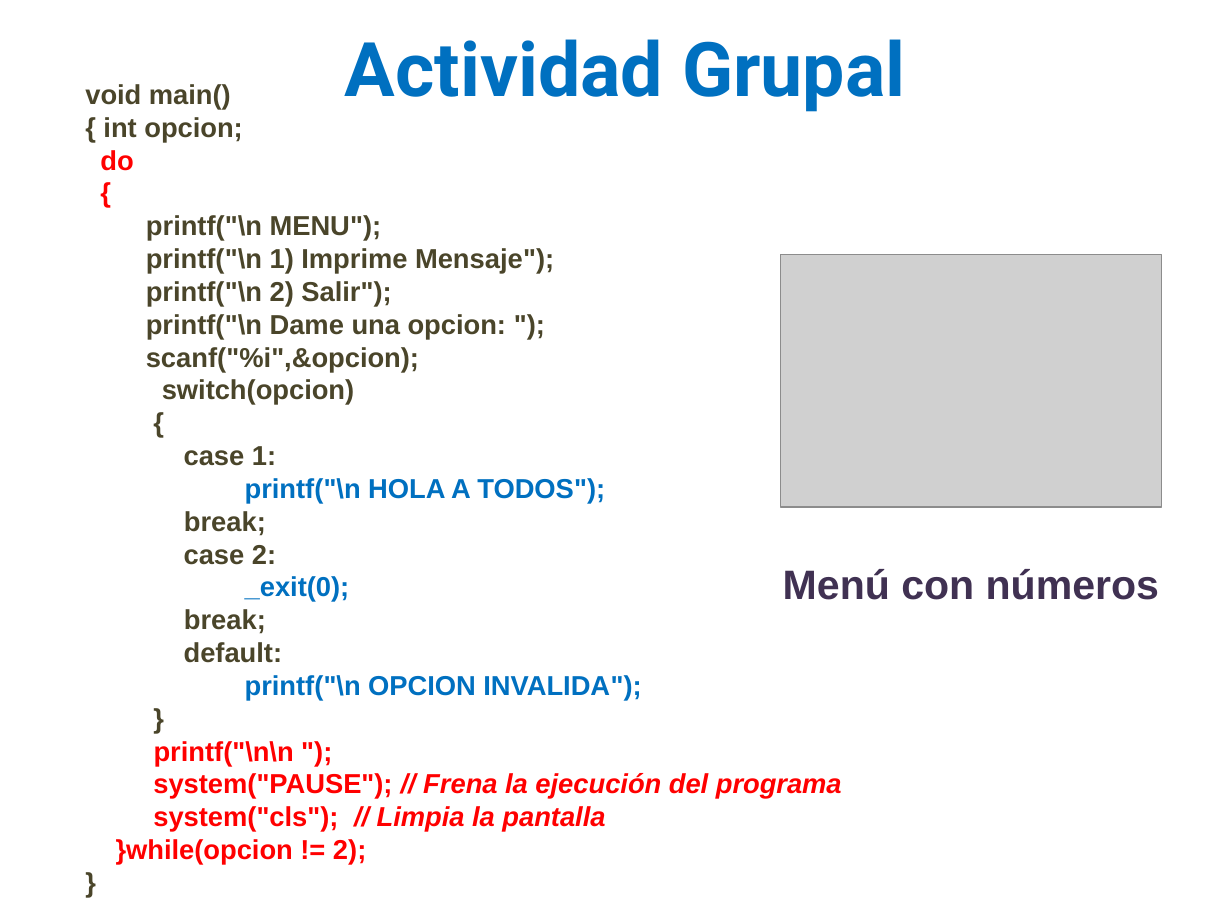
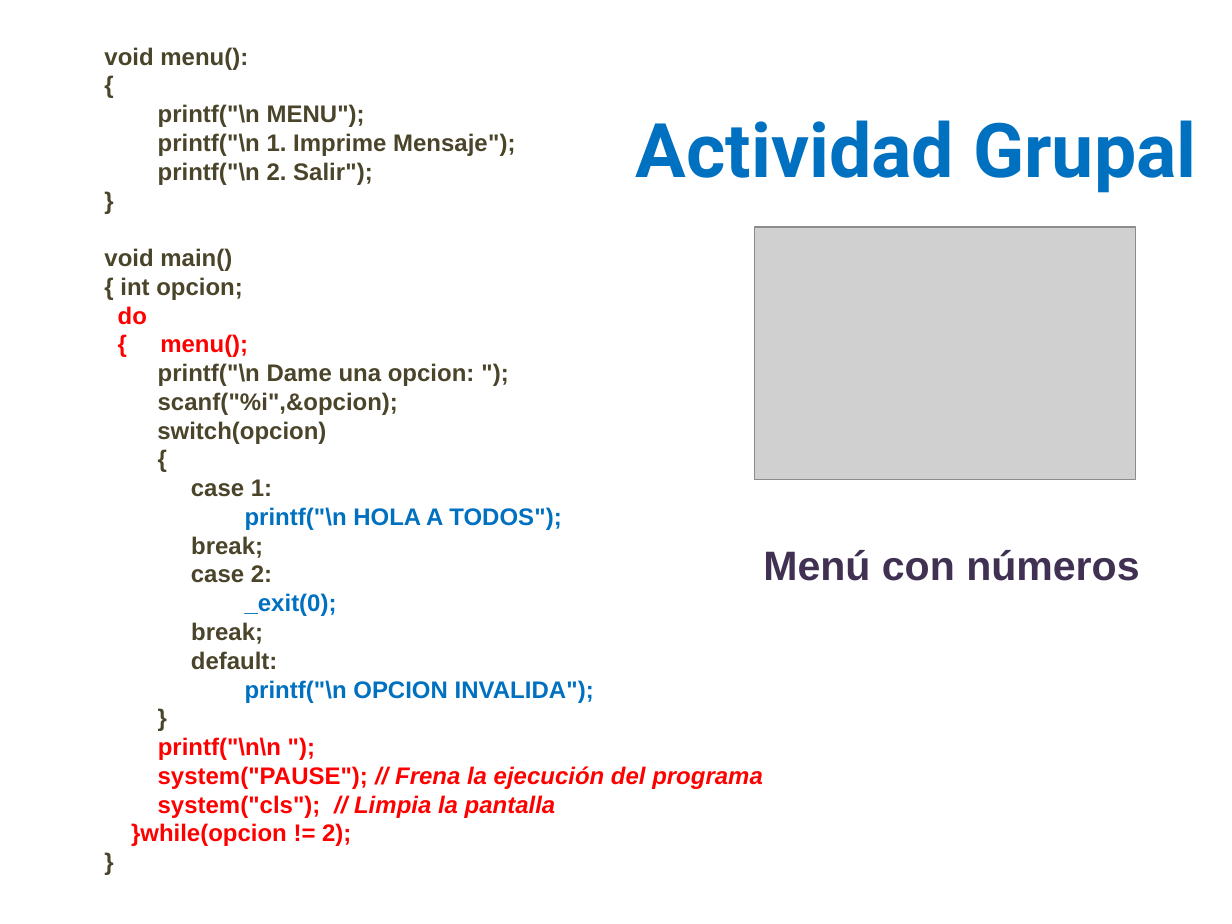
Before and after one commit to lizetheP/SolucionProblemas, a slide deck: slide 40 of CalendarioAgo20/Presentaciones/7_For_DoWhile.pptx. Drawn at 1232x924 pixels with LibreOffice and Linux fonts; fonts in the diff are those of the drawing; grey boxes stand for pictures. Boxes give left, top, right and bottom in pixels: in the first picture for what was removed or moved away, otherwise in the second. Text is boxed around its words. In the diff, an @@ line names an element or a change of style, - is before the commit and + after.

Commit message:
subir

```diff
--- a/CalendarioAgo20/Presentaciones/7_For_DoWhile.pptx
+++ b/CalendarioAgo20/Presentaciones/7_For_DoWhile.pptx
@@ text "void menu():": place and size @@
-text "void menu():" at bbox=[85, 84, 842, 865]
+text "void menu():" at bbox=[104, 47, 763, 846]
@@ text at bbox=[104, 47, 515, 185]: paragraphs added @@
+void menu():
+{
+printf("\n MENU");
+printf("\n 1. Imprime Mensaje");
+printf("\n 2. Salir");
+}
@@ text "Actividad Grupal": place and size @@
-text "Actividad Grupal" at bbox=[345, 39, 906, 112]
+text "Actividad Grupal" at bbox=[636, 120, 1197, 193]
@@ picture: place and size @@
-picture at bbox=[781, 255, 1162, 508]
+picture at bbox=[755, 227, 1136, 479]
@@ text at bbox=[104, 248, 763, 846]: size 16 to 14 pt in "void main()", "{ int opcion;", "do", "printf("\n Dame una opcion: ");" and 17 more places @@
@@ text at bbox=[160, 334, 248, 357]: text changed; size 16 to 14 pt; text colour #4A452A to #FF0000 @@
-{
-printf("\n MENU");
-printf("\n 1) Imprime Mensaje");
-printf("\n 2) Salir");
+{ menu();
@@ text "Menú con números": place and size @@
-text "Menú con números" at bbox=[783, 569, 1159, 600]
+text "Menú con números" at bbox=[763, 550, 1139, 581]
```
